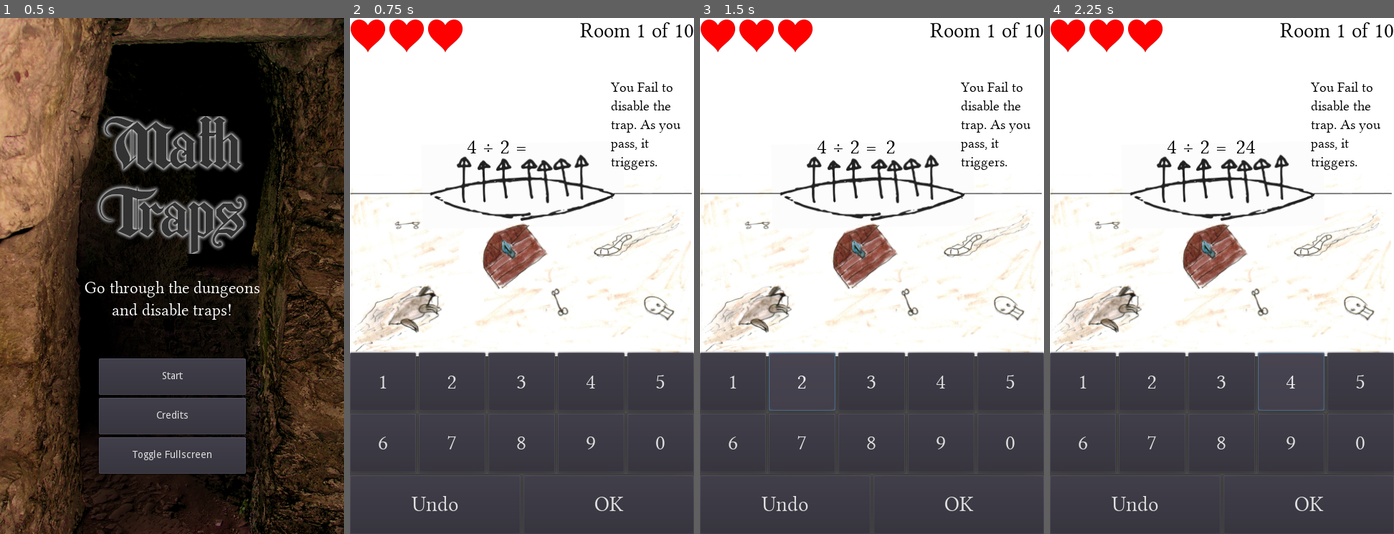
Above: before the commit, frames 1-4 (left to right).
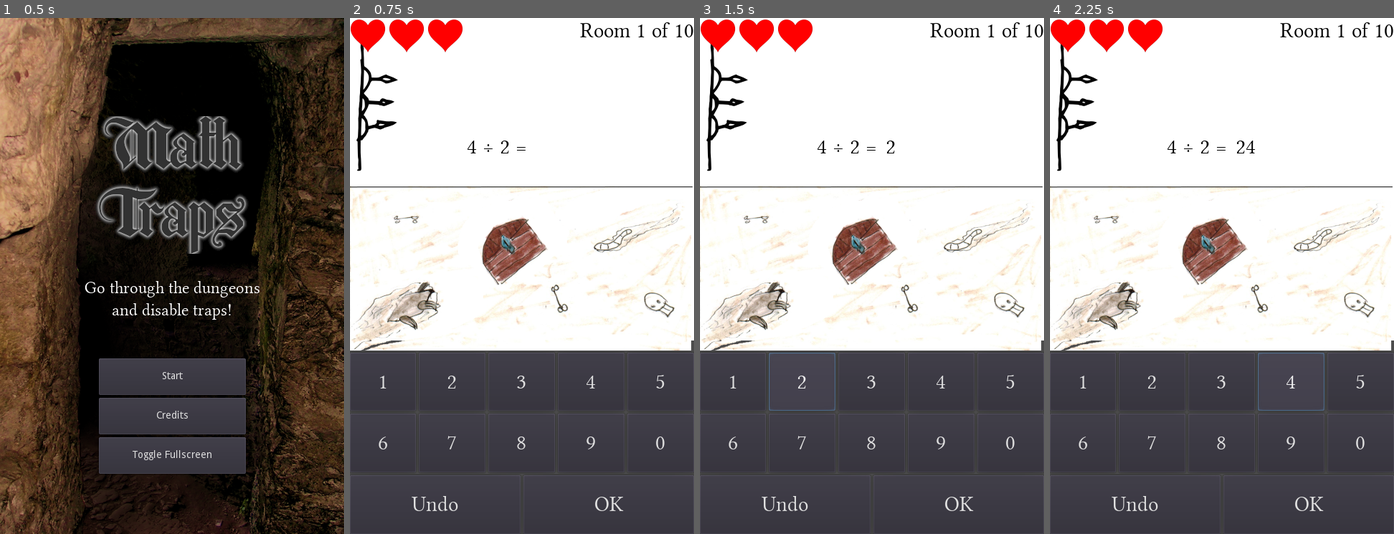
Above: after the commit, the same moments.

Repository: the-g-force/FamJam-May2020
Game: Godot game, scene res://src/TitleScene.tscn
Same seed, same stepped clock (60 frames per second), same inputs: the game is played once before the commit and once after it.
Inputs:
- Up to frame 1 (0.5 s): no input
- Up to frame 2 (0.75 s): click "Start" at 0.5 s
- Up to frame 3 (1.5 s): click "2" at 1.25 s
- Up to frame 4 (2.25 s): click "4" at 2 s

Frame 1 is identical in both runs. In frame 2, 8.2% of the frame differs, in the area x 0-100%, y 5-66%; in frame 3, 8.2%; in frame 4, 8.2%.

Commit message:
Rearrange DefaultScene

Diff:
--- a/project/src/DefaultScene.tscn
+++ b/project/src/DefaultScene.tscn
@@ -65,20 +65,20 @@
 [node name="ColorRect" type="ColorRect" parent="."]
 margin_right = 40.0
 margin_bottom = 40.0
-rect_scale = Vector2( 12, 11.8 )
+rect_scale = Vector2( 12, 11.24 )
 __meta__ = {
 "_edit_use_anchors_": false
 }
 
 [node name="art" type="AnimatedSprite" parent="."]
-position = Vector2( 238.75, 233.5 )
-scale = Vector2( 0.994791, 0.972917 )
+position = Vector2( 238, 223.987 )
 frames = SubResource( 1 )
-animation = "2"
+animation = "4"
 
 [node name="OnScreenKeyboard" parent="." instance=ExtResource( 1 )]
 
 [node name="Label" type="Label" parent="."]
+modulate = Color( 1, 1, 1, 0 )
 margin_left = 363.815
 margin_top = 84.6395
 margin_right = 472.815
